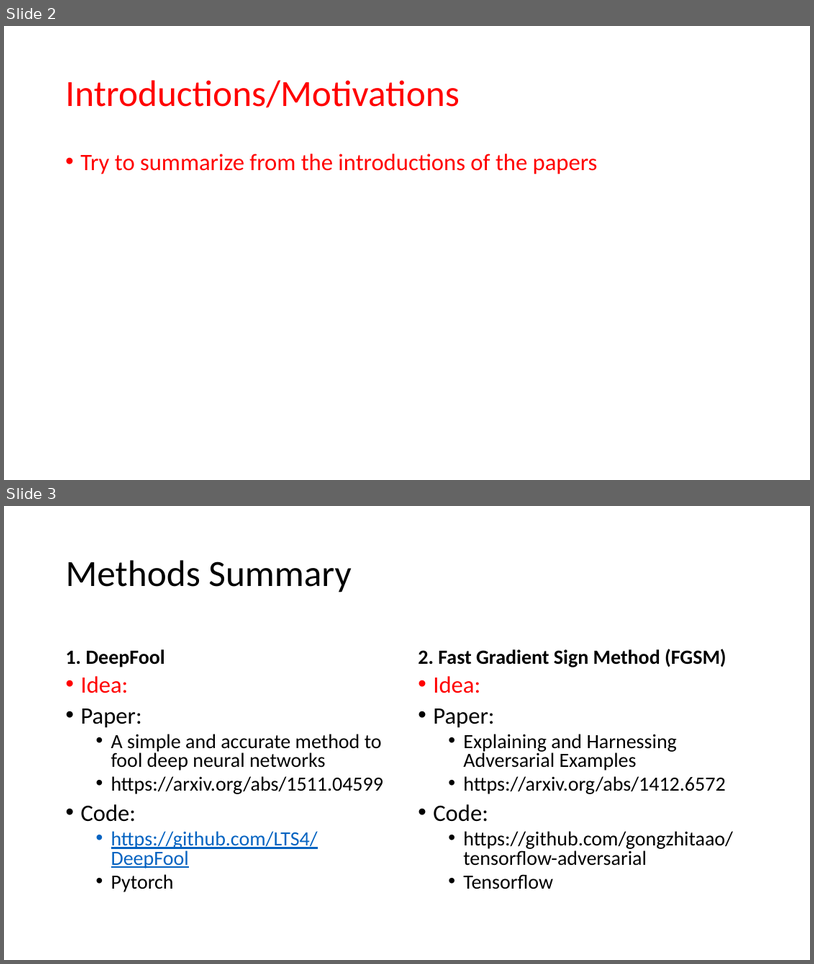
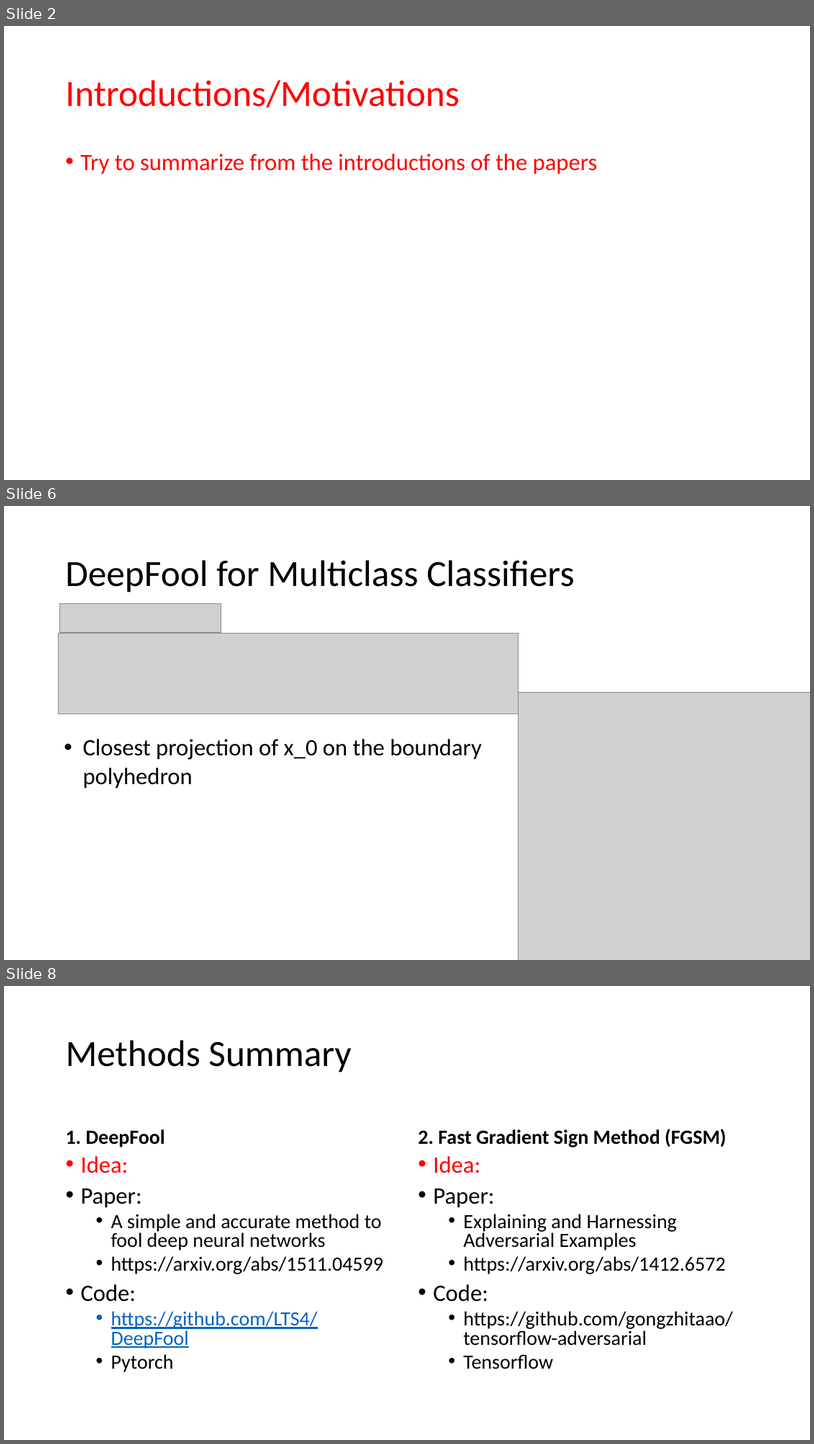
Before and after one commit to karunyas/DeepFool, a slide deck: Docs/Progress slides.pptx. Shown one above the other, each under a label of ours: slides 2 and 3 before the commit, slides 2, 6 and 8 after it; the slides between them are not shown. The pictures are 814x964 and 814x1444 pixels, drawn with LibreOffice and Linux fonts; fonts in the diff are those of the drawing; grey boxes stand for pictures. Boxes give left, top, right and bottom in pixels: in the first picture for what was removed or moved away, otherwise in the second. Text is boxed around its words. In the diff, an @@ line names an element or a change of style, - is before the commit and + after.

```diff
--- a/Docs/Progress slides.pptx
+++ b/Docs/Progress slides.pptx
@@ slide 6 added at [4, 506, 810, 960], background #FFFFFF @@
@@ title added at [65, 560, 574, 592], 44 pt, text #000000 @@
+DeepFool for Multiclass Classifiers
@@ picture added at [59, 603, 221, 632] @@
@@ picture added at [58, 633, 518, 713] @@
@@ picture added at [518, 692, 810, 960] @@
@@ text added at [83, 739, 482, 788], 28 pt, text #000000 @@
+• Closest projection of x_0 on the boundary polyhedron
@@ what was slide 3 is now slide 8 @@
```
Also in this commit, not shown: 4 other slides added, 1 other file.
